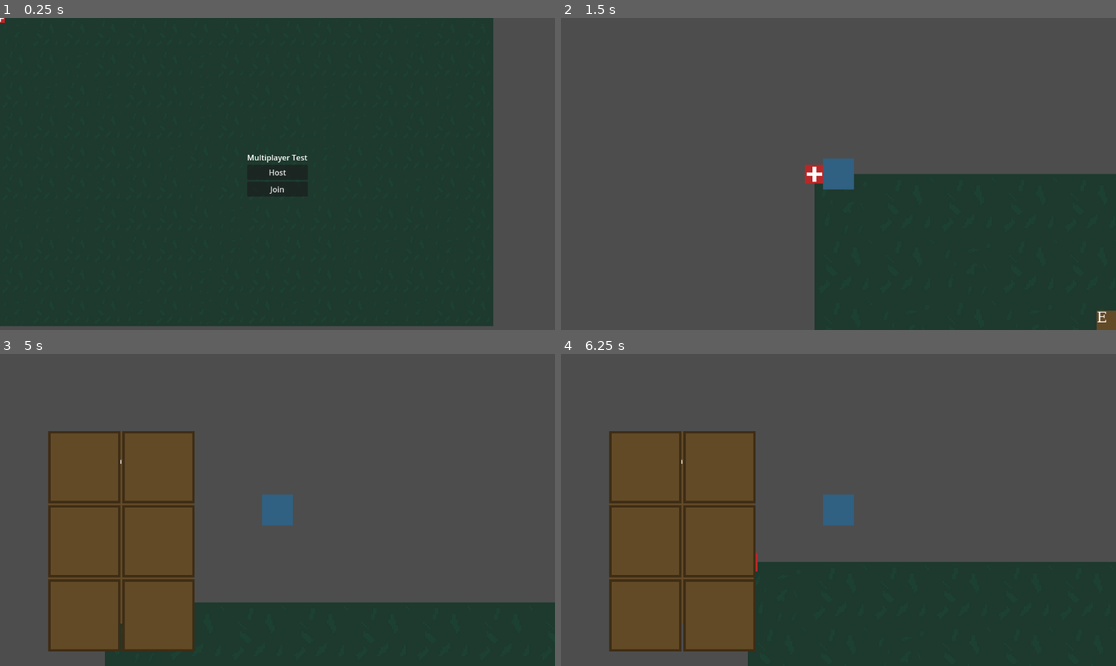
Above: before the commit, frames 1-4 (two rows, left to right).
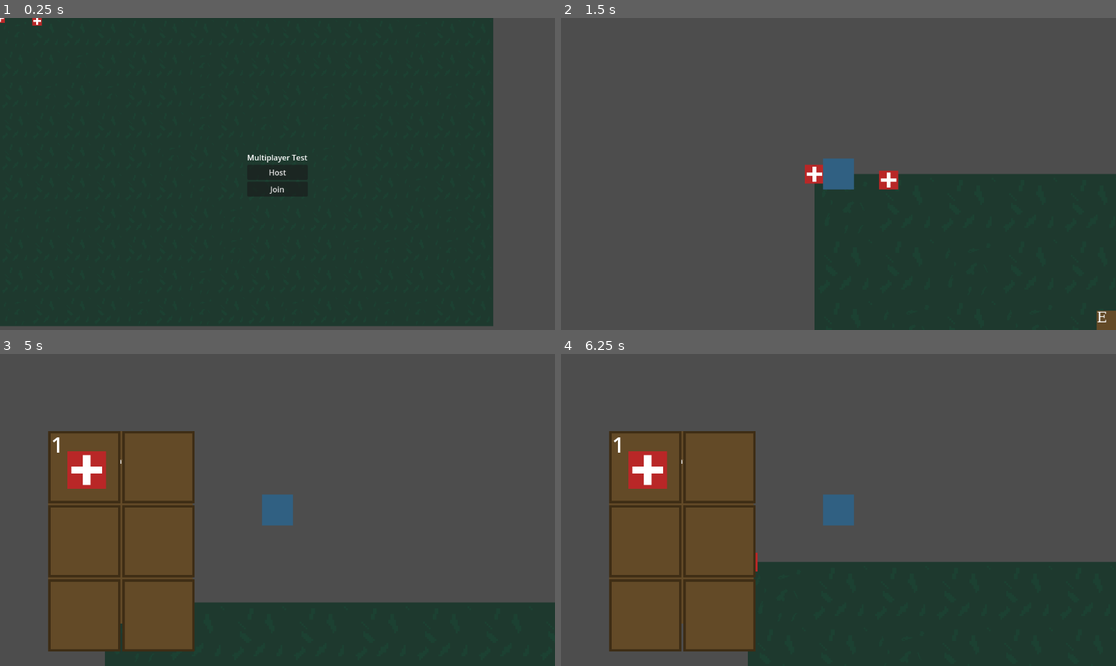
Above: after the commit, the same moments.

Repository: CelianNourry/Projet-Tuteure
Game: Godot game, scene res://Scenes/Node2D.tscn
Two runs of this game, one before a commit and one after it. Both use one fixed random seed, a clock stepped at 60 frames per second and the inputs below.
Inputs (mouse positions are in pixels of both pictures, inside the frame that each line leads up to):
- Up to frame 1 (0.25 s): no input
- Up to frame 2 (1.5 s): click "Host" at 0.5 s; tap Enter at 1.25 s; move the mouse to (960, 158) at 1.27 s; hold Right (ui_right) from 1.28 s (still down); hold A (ui_a) from 1.28 s (still down)
- Up to frame 3 (5 s): tap E (ui_add) at 1.55, 2.1 s; move the mouse to (166, 525) at 2.02 s; release Right (ui_right) at 2.03 s; release A (ui_a) at 2.03 s; hold Down (ui_down) 2.03-2.78 s; tap D (ui_d) at 2.3 s; move the mouse to (333, 441) at 2.77 s; hold Right (ui_right) 2.78-3.53 s; hold D (ui_d) 2.78-3.53 s; tap S (ui_s) at 3.05, 3.6 s; move the mouse to (249, 572) at 3.52 s; hold Up (ui_up) 3.53-4.28 s; tap Shift (ui_shift) at 3.8, 4.35 s; move the mouse to (444, 556) at 4.27 s; hold Left (ui_left) from 4.28 s (still down); hold W (ui_w) from 4.28 s (still down); tap I (ui_inventory) at 4.9 s
- Up to frame 4 (6.25 s): move the mouse to (672, 463) at 5.02 s; release W (ui_w) at 5.03 s; tap W (ui_w) at 5.1 s; tap A (ui_a) at 5.3 s; move the mouse to (866, 510) at 5.77 s; release Left (ui_left) at 5.78 s; hold Down (ui_down) from 5.78 s (still down); hold A (ui_a) from 5.78 s (still down); tap E (ui_add) at 6.05 s

The runs differ from the first frame. In frame 1, less than 0.1% of the frame differs, in the area x 5-8%, y 0-3%; in frame 2, 0.2%; in frame 3, 0.9%, in the area x 9-20%, y 26-44%; in frame 4, 0.9%.

Commit message:
Adding feature to drop item and synchronizing it to all players

Diff:
--- a/Scenes/Chara_Movement.tscn
+++ b/Scenes/Chara_Movement.tscn
@@ -95,6 +95,9 @@
 properties/1/path = NodePath("AnimatedSprite2D:animation")
 properties/1/spawn = true
 properties/1/replication_mode = 1
+properties/2/path = NodePath("AnimatedSprite2D:visible")
+properties/2/spawn = true
+properties/2/replication_mode = 1
 
 [node name="Player" type="CharacterBody2D" groups=["Player"]]
 script = ExtResource("1_in0ad")
--- a/Scenes/Node2D.tscn
+++ b/Scenes/Node2D.tscn
@@ -114,5 +114,11 @@
 _spawnable_scenes = PackedStringArray("uid://c2enchvmfcua7")
 spawn_path = NodePath("..")
 
+[node name="Inventory_Item2" parent="." instance=ExtResource("3_msvkj")]
+position = Vector2(77, 6)
+item_name = "Kit de Soin"
+item_texture = ExtResource("4_4iusc")
+item_effect = "+100 HP"
+
 [connection signal="pressed" from="UI/Multiplayer/VBoxContainer/Host" to="." method="_on_host_pressed"]
 [connection signal="pressed" from="UI/Multiplayer/VBoxContainer/Join" to="." method="_on_join_pressed"]
--- a/Scenes/esprit.tscn
+++ b/Scenes/esprit.tscn
@@ -1,6 +1,93 @@
-[gd_scene load_steps=4 format=3 uid="uid://4c8n4vngagx7"]
+[gd_scene load_steps=4 format=3 uid="uid://cl6d68t871e61"]
 
-[ext_resource type="Script" uid="uid://cjbnfppdeosjy" path="res://Scripts/esprit.gd" id="1_hr7gg"]
+[sub_resource type="GDScript" id="GDScript_woqft"]
+script/source = "extends CharacterBody2D
+
+@onready var camera = $Camera2D
+
+@export var SPEED = 125
+@export var WALK_SPEED = 125
+@export var SPRINT_SPEED = 250
+@export var TIRED_SPEED = 50
+@export var STAMINA = 100
+
+var WALK_LOSS = 0.025
+var SPRINT_LOSS = 0.2
+var IDLE_STAM_GAIN = 0.1
+
+var isSprinting = false
+var isMoving = false
+
+var interactable_item = null
+
+func _enter_tree() -> void:
+	set_multiplayer_authority(int(str(name)))
+
+func _ready() -> void:
+	if is_multiplayer_authority():
+		camera.enabled = true
+	else:
+		camera.enabled = false
+
+func set_animation(anim_name: String) -> void:
+	pass
+
+func _physics_process(delta: float) -> void:
+	if !is_multiplayer_authority():
+		pass
+
+	var anim = \"idle\"
+
+	velocity = Vector2()
+
+	if Input.is_action_just_pressed(\"ui_shift\") and STAMINA > 0:
+		SPEED = SPRINT_SPEED
+		isSprinting = true
+	if Input.is_action_just_released(\"ui_shift\") or STAMINA <= 0:
+		SPEED = WALK_SPEED
+		isSprinting = false
+
+	if Input.is_action_pressed(\"ui_w\") or Input.is_action_pressed(\"ui_up\"):
+		velocity.y -= 1
+		anim = \"walkup\"
+		isMoving = true
+	elif Input.is_action_pressed(\"ui_s\") or Input.is_action_pressed(\"ui_down\"):
+		velocity.y += 1
+		anim = \"walkdown\"
+		isMoving = true
+	elif Input.is_action_pressed(\"ui_d\") or Input.is_action_pressed(\"ui_right\"):
+		velocity.x += 1
+		anim = \"walkright\"
+		isMoving = true
+	elif Input.is_action_pressed(\"ui_a\") or Input.is_action_pressed(\"ui_left\"):
+		velocity.x -= 1
+		anim = \"walkleft\"
+		isMoving = true
+	else:
+		anim = \"idle\"
+		isMoving = false
+		if STAMINA <= 100:
+			STAMINA += IDLE_STAM_GAIN
+
+	# Mettre à jour l'animation pour tous les joueurs
+	set_animation(anim)
+
+	if isMoving:
+		STAMINA -= WALK_LOSS
+		if isSprinting:
+			STAMINA -= SPRINT_LOSS
+		if STAMINA <= 0:
+			STAMINA += WALK_LOSS
+			SPEED = TIRED_SPEED
+
+	velocity = velocity.normalized() * SPEED
+	set_velocity(velocity)
+	move_and_slide()
+
+func set_interactable_item(item) -> void:
+	pass
+
+"
 
 [sub_resource type="RectangleShape2D" id="RectangleShape2D_woqft"]
 
@@ -10,7 +97,7 @@
 properties/0/replication_mode = 1
 
 [node name="esprit" type="CharacterBody2D"]
-script = ExtResource("1_hr7gg")
+script = SubResource("GDScript_woqft")
 
 [node name="CollisionShape2D" type="CollisionShape2D" parent="."]
 shape = SubResource("RectangleShape2D_woqft")
--- a/Scripts/Chara_Movement.gd
+++ b/Scripts/Chara_Movement.gd
@@ -25,10 +25,16 @@
 
 var interactable_item = null
 
+var anim = null
+
+# Determine le type de joueur. L'hote est le joueur, le pair est l'esprit
+var HOST: int
+
 func _enter_tree() -> void:
 	set_multiplayer_authority(int(str(name)))
 
 func _ready() -> void:
+	HOST = 1 if multiplayer.get_unique_id() == 1 else 0
 	inventory.resize(6)
 	if is_multiplayer_authority():
 		camera.enabled = true
@@ -38,70 +44,70 @@
 
 func set_animation(anim_name: String) -> void:
 	$AnimatedSprite2D.animation = anim_name
+	$AnimatedSprite2D.visible = HOST
 
 func _physics_process(delta: float) -> void:
-	if !is_multiplayer_authority():
-		return
+	if is_multiplayer_authority():
+		anim = "idle"
 
-	var anim = "idle"
+		velocity = Vector2()
 
-	velocity = Vector2()
+		if Input.is_action_just_pressed("ui_shift") and STAMINA > 0:
+			SPEED = SPRINT_SPEED
+			isSprinting = true
+		if Input.is_action_just_released("ui_shift") or STAMINA <= 0:
+			SPEED = WALK_SPEED
+			isSprinting = false
 
-	if Input.is_action_just_pressed("ui_shift") and STAMINA > 0:
-		SPEED = SPRINT_SPEED
-		isSprinting = true
-	if Input.is_action_just_released("ui_shift") or STAMINA <= 0:
-		SPEED = WALK_SPEED
-		isSprinting = false
+		if Input.is_action_pressed("ui_w") or Input.is_action_pressed("ui_up"):
+			velocity.y -= 1
+			anim = "walkup"
+			isMoving = true
+		elif Input.is_action_pressed("ui_s") or Input.is_action_pressed("ui_down"):
+			velocity.y += 1
+			anim = "walkdown"
+			isMoving = true
+		elif Input.is_action_pressed("ui_d") or Input.is_action_pressed("ui_right"):
+			velocity.x += 1
+			anim = "walkright"
+			isMoving = true
+		elif Input.is_action_pressed("ui_a") or Input.is_action_pressed("ui_left"):
+			velocity.x -= 1
+			anim = "walkleft"
+			isMoving = true
+		else:
+			anim = "idle"
+			isMoving = false
+			if STAMINA <= 100:
+				STAMINA += IDLE_STAM_GAIN
 
-	if Input.is_action_pressed("ui_w") or Input.is_action_pressed("ui_up"):
-		velocity.y -= 1
-		anim = "walkup"
-		isMoving = true
-	elif Input.is_action_pressed("ui_s") or Input.is_action_pressed("ui_down"):
-		velocity.y += 1
-		anim = "walkdown"
-		isMoving = true
-	elif Input.is_action_pressed("ui_d") or Input.is_action_pressed("ui_right"):
-		velocity.x += 1
-		anim = "walkright"
-		isMoving = true
-	elif Input.is_action_pressed("ui_a") or Input.is_action_pressed("ui_left"):
-		velocity.x -= 1
-		anim = "walkleft"
-		isMoving = true
-	else:
-		anim = "idle"
-		isMoving = false
-		if STAMINA <= 100:
-			STAMINA += IDLE_STAM_GAIN
+		# Mettre à jour l'animation pour tous les joueurs
+		set_animation(anim)
 
-	# Mettre à jour l'animation pour tous les joueurs
-	set_animation(anim)
+		if isMoving:
+			STAMINA -= WALK_LOSS
+			if isSprinting:
+				STAMINA -= SPRINT_LOSS
+			if STAMINA <= 0:
+				STAMINA += WALK_LOSS
+				SPEED = TIRED_SPEED
 
-	if isMoving:
-		STAMINA -= WALK_LOSS
-		if isSprinting:
-			STAMINA -= SPRINT_LOSS
-		if STAMINA <= 0:
-			STAMINA += WALK_LOSS
-			SPEED = TIRED_SPEED
-
-	velocity = velocity.normalized() * SPEED
-	set_velocity(velocity)
-	move_and_slide()
+		velocity = velocity.normalized() * SPEED
+		set_velocity(velocity)
+		move_and_slide()
 
 func set_interactable_item(item) -> void:
 	interactable_item = item
 	interact_ui.visible = item != null
 
 func _input(event: InputEvent) -> void:
-	if event.is_action_pressed("ui_inventory"):
-		print("Le joueur ", self, " a interagit avec l'inventaire")
-		inventoryUI.visible = !inventoryUI.visible
-	elif event.is_action_pressed("ui_add") and interactable_item:
-		print("Demande de ramassage envoyée au serveur pour : ", interactable_item.name)
-		interactable_item.pickup_item(self)
+	if is_multiplayer_authority():
+		if event.is_action_pressed("ui_inventory") and HOST:
+			print("Le joueur ", self, " a interagit avec l'inventaire")
+			inventoryUI.visible = !inventoryUI.visible
+		elif event.is_action_pressed("ui_add") and interactable_item and HOST:
+			print("Demande de ramassage envoyée au serveur pour : ", interactable_item.name)
+			interactable_item.pickup_item(self)
 
 func apply_item_effect(item):
 	if !is_multiplayer_authority():
--- a/Scripts/Global.gd
+++ b/Scripts/Global.gd
@@ -2,8 +2,13 @@
 
 @onready var Inventory_slot_scene = preload("res://Scenes/inventory_slot.tscn")
 
-func _ready():
-	pass
+func get_own_player_node() -> Node:
+	for node in get_tree().get_nodes_in_group("players"):
+		if node.get_multiplayer_authority() == multiplayer.get_unique_id():
+			print(multiplayer.get_unique_id())
+			return node
+	print("non")
+	return null
 
 func adjust_drop_position(position):
 	var radius = 10
--- a/Scripts/esprit.gd
+++ /dev/null
@@ -1,85 +0,0 @@
-extends CharacterBody2D
-
-@onready var camera = $Camera2D
-
-@export var SPEED = 125
-@export var WALK_SPEED = 125
-@export var SPRINT_SPEED = 250
-@export var TIRED_SPEED = 50
-@export var STAMINA = 100
-
-var WALK_LOSS = 0.025
-var SPRINT_LOSS = 0.2
-var IDLE_STAM_GAIN = 0.1
-
-var isSprinting = false
-var isMoving = false
-
-var interactable_item = null
-
-func _enter_tree() -> void:
-	set_multiplayer_authority(int(str(name)))
-
-func _ready() -> void:
-	if is_multiplayer_authority():
-		camera.enabled = true
-	else:
-		camera.enabled = false
-
-func set_animation(anim_name: String) -> void:
-	pass
-
-func _physics_process(delta: float) -> void:
-	if !is_multiplayer_authority():
-		pass
-
-	var anim = "idle"
-
-	velocity = Vector2()
-
-	if Input.is_action_just_pressed("ui_shift") and STAMINA > 0:
-		SPEED = SPRINT_SPEED
-		isSprinting = true
-	if Input.is_action_just_released("ui_shift") or STAMINA <= 0:
-		SPEED = WALK_SPEED
-		isSprinting = false
-
-	if Input.is_action_pressed("ui_w") or Input.is_action_pressed("ui_up"):
-		velocity.y -= 1
-		anim = "walkup"
-		isMoving = true
-	elif Input.is_action_pressed("ui_s") or Input.is_action_pressed("ui_down"):
-		velocity.y += 1
-		anim = "walkdown"
-		isMoving = true
-	elif Input.is_action_pressed("ui_d") or Input.is_action_pressed("ui_right"):
-		velocity.x += 1
-		anim = "walkright"
-		isMoving = true
-	elif Input.is_action_pressed("ui_a") or Input.is_action_pressed("ui_left"):
-		velocity.x -= 1
-		anim = "walkleft"
-		isMoving = true
-	else:
-		anim = "idle"
-		isMoving = false
-		if STAMINA <= 100:
-			STAMINA += IDLE_STAM_GAIN
-
-	# Mettre à jour l'animation pour tous les joueurs
-	set_animation(anim)
-
-	if isMoving:
-		STAMINA -= WALK_LOSS
-		if isSprinting:
-			STAMINA -= SPRINT_LOSS
-		if STAMINA <= 0:
-			STAMINA += WALK_LOSS
-			SPEED = TIRED_SPEED
-
-	velocity = velocity.normalized() * SPEED
-	set_velocity(velocity)
-	move_and_slide()
-
-func set_interactable_item(item) -> void:
-	pass
--- a/Scripts/game.gd
+++ b/Scripts/game.gd
@@ -2,10 +2,7 @@
 
 @onready var multiplayer_ui = $UI/Multiplayer
 
-var players: int = 0
-
 const PLAYER = preload("res://Scenes/Chara_Movement.tscn")
-const ESPRIT = preload("res://Scenes/esprit.tscn")
 
 var peer = ENetMultiplayerPeer.new()
 
@@ -15,8 +12,8 @@
 
 	multiplayer.peer_connected.connect(
 		func(pid):
+			add_player(pid)
 			print("Peer " + str(pid) + " as joined the game")
-			add_player(pid)
 	)
 	# PID of the host
 	add_player(multiplayer.get_unique_id())
@@ -28,7 +25,8 @@
 	multiplayer_ui.hide()
 
 func add_player(pid: int) -> void:
-	if players == 0:
-		var player = PLAYER.instantiate()
-		player.name = str(pid)
-		add_child(player)
+	var player = PLAYER.instantiate()
+	player.name = str(pid)
+	add_child(player)
+	if pid == multiplayer.get_unique_id():
+		player.add_to_group("players")
--- a/Scripts/inventory_item.gd
+++ b/Scripts/inventory_item.gd
@@ -24,6 +24,7 @@
 		"quantity" : 1,
 		"name" : item_name,
 		"texture" : item_texture,
+		"texture_path" : item_texture.resource_path,
 		"effect" : item_effect,
 		"scene_path" : scene_path,
 	}
@@ -49,7 +50,12 @@
 func set_item_data(data):
 	item_name = data["name"]
 	item_effect = data["effect"]
-	item_texture = data["texture"]
+	if data.has("texture_path"):
+		item_texture = load(data["texture_path"])
+	elif data.has("texture") and typeof(data["texture"]) == TYPE_STRING:
+		item_texture = load(data["texture"])
+	elif data.has("texture"):
+		item_texture = data["texture"]
 
 func _process(delta):
 	#Set texture to reflect in the editor
--- a/Scripts/inventory_slot.gd
+++ b/Scripts/inventory_slot.gd
@@ -10,11 +10,6 @@
 
 #Slot item
 var item = null
-var PLAYER = null
-
-# Called every frame. 'delta' is the elapsed time since the previous frame.
-func _process(delta):
-	pass
 
 func _on_item_button_pressed():
 	if item != null:
@@ -34,7 +29,10 @@
 
 func set_item(new_item):
 	item = new_item
-	icon.texture = new_item["texture"]
+	if typeof(new_item["texture"]) == TYPE_STRING:
+		icon.texture = load(new_item["texture"])
+	else:
+		icon.texture = new_item["texture"]
 	quantity_label.text = str(item["quantity"])
 	item_name.text = str(item["name"])
 	if item["effect"] != "":
@@ -53,8 +51,9 @@
 
 func _on_drop_button_pressed():
 	if item != null:
-		var drop_position = PLAYER.position
-		var drop_offset = Vector2(0, 50).rotated(PLAYER.rotation)
+		var player = Global.get_own_player_node()
+		var drop_position = player.global_position
+		var drop_offset = Vector2(0, 50).rotated(player.rotation)
 		Global.drop_item.rpc(item, drop_position + drop_offset)
-		PLAYER.remove_item(item["name"], item["effect"])
+		player.remove_item(item["name"], item["effect"])
 		usage_pannel.visible = false
Not shown, removed: Scripts/esprit.gd.uid
